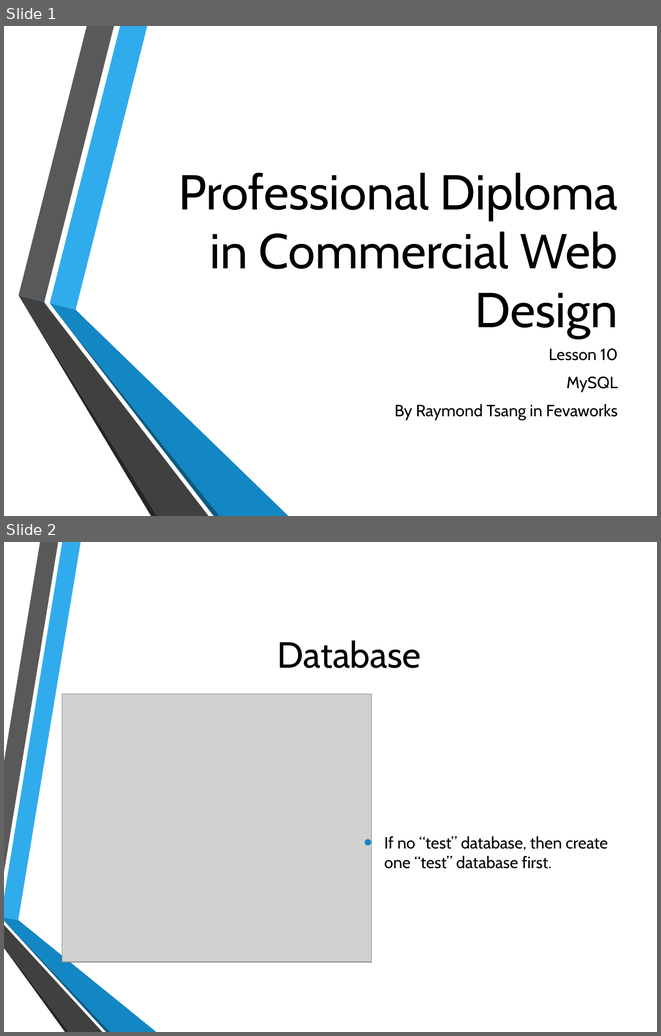
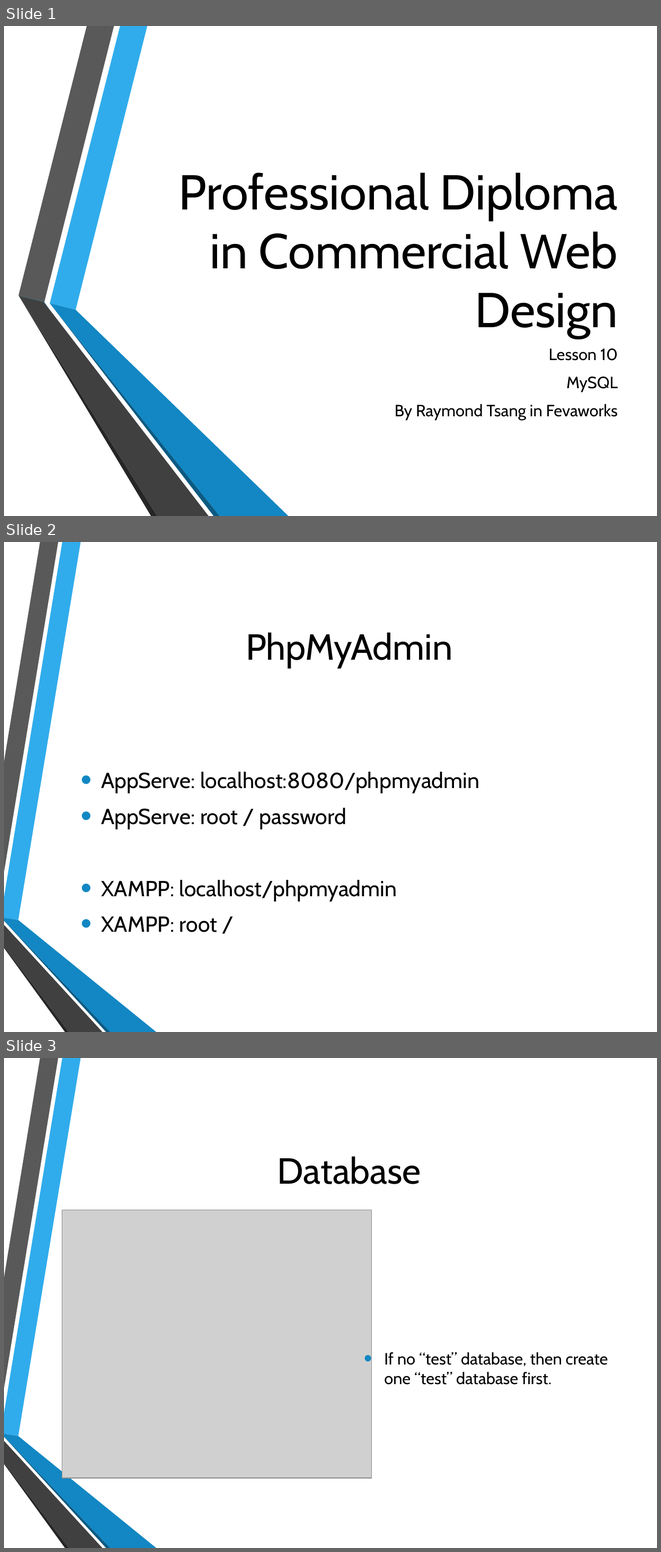
Before and after one commit to hatted/fevaworks-php, a slide deck: php-fw9/SMS.pptx. Shown one above the other, each under a label of ours: slides 1 and 2 before the commit, slides 1, 2 and 3 after it. The pictures are 661x1036 and 661x1552 pixels, drawn with LibreOffice and Linux fonts; fonts in the diff are those of the drawing; grey boxes stand for pictures; background and template pictures are left out. Boxes give left, top, right and bottom in pixels: in the first picture for what was removed or moved away, otherwise in the second. Text is boxed around its words. In the diff, an @@ line names an element or a change of style, - is before the commit and + after.

```diff
--- a/php-fw9/SMS.pptx
+++ b/php-fw9/SMS.pptx
@@ slide 2 added at (x1=4, y1=542, x2=657, y2=1032), background picture (left out); not listed: 6 template elements that a slide beside it also shows @@
@@ title added at (x1=246, y1=632, x2=452, y2=668), 40 pt, text #000000 @@
+PhpMyAdmin
@@ text added at (x1=101, y1=771, x2=479, y2=932), 24 pt, text #000000 @@
+• AppServe: localhost:8080/phpmyadmin
+• AppServe: root / password
+• XAMPP: localhost/phpmyadmin
+• XAMPP: root /
@@ what was slide 2 is now slide 3 @@
```
Also in this commit, not shown: 4 slides changed, 7 other slides added, 34 other files.
